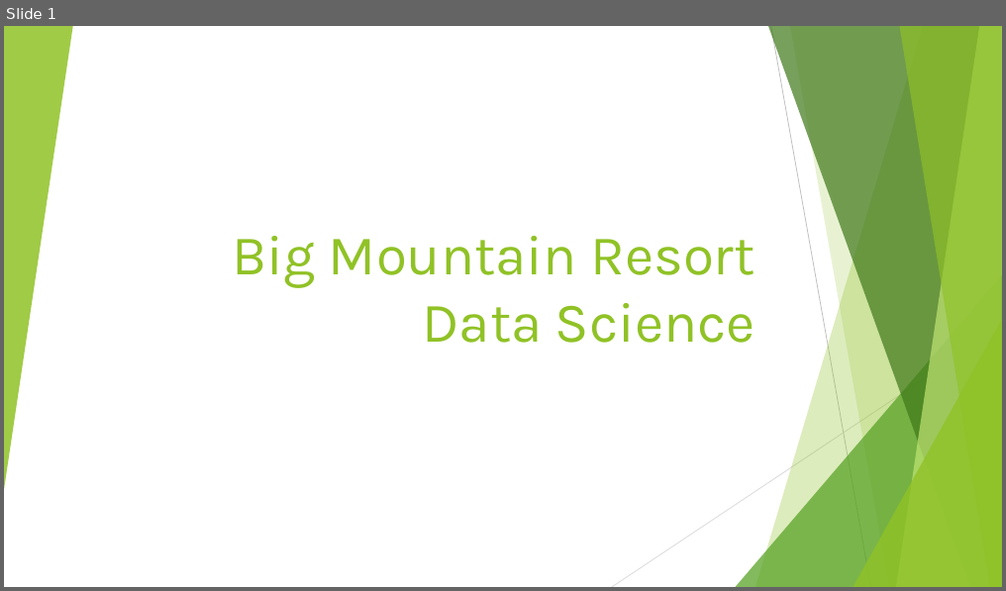
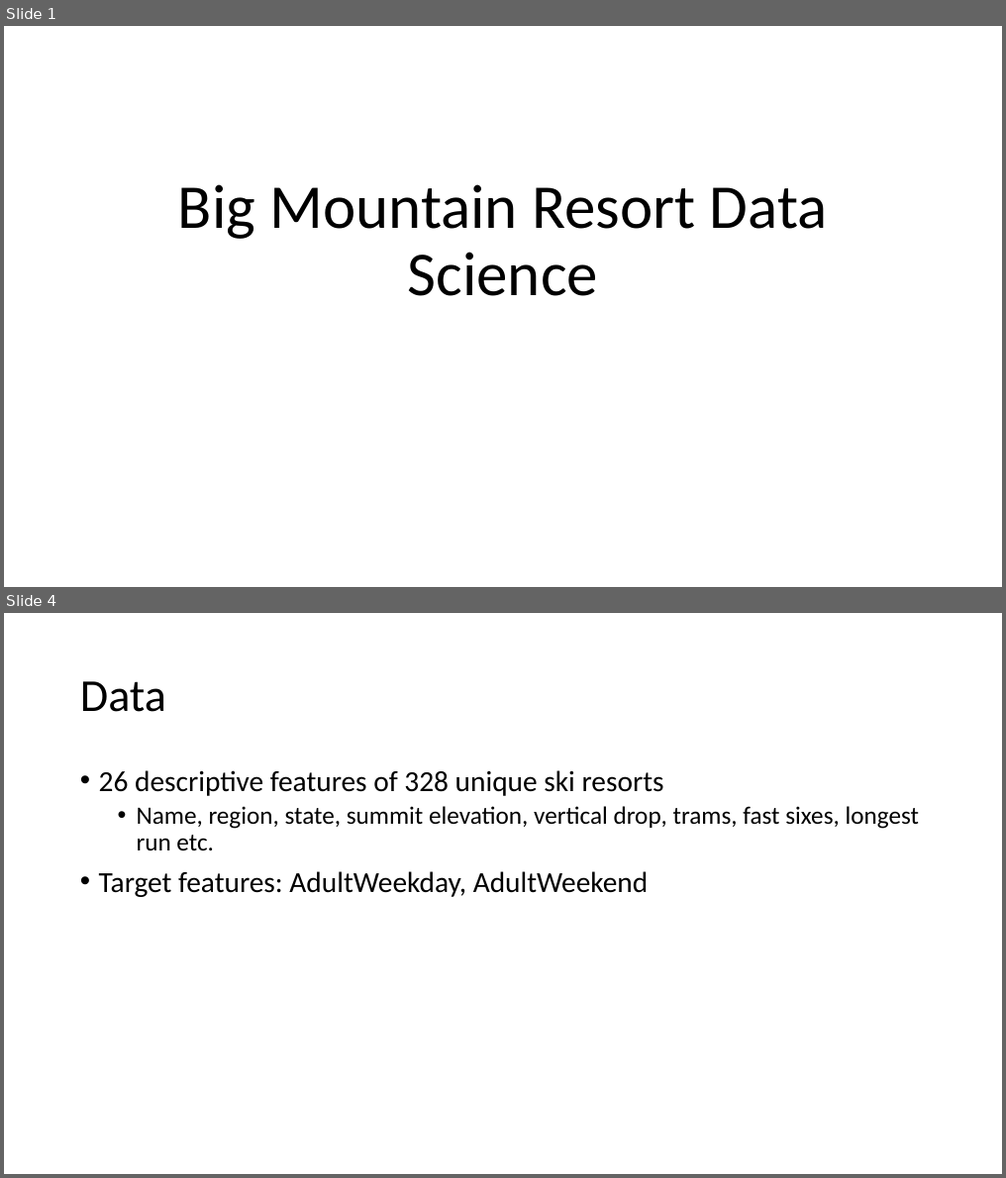
Before and after one commit to ramijau/DataScienceGuidedCapstone, a slide deck: Guided Capstone Presentation.pptx. Shown one above the other, each under a label of ours: slide 1 before the commit, slides 1 and 4 after it; the slides between them are not shown. The pictures are 1006x591 and 1006x1178 pixels, drawn with LibreOffice and Linux fonts; fonts in the diff are those of the drawing. Boxes give left, top, right and bottom in pixels: in the first picture for what was removed or moved away, otherwise in the second. Text is boxed around its words. In the diff, an @@ line names an element or a change of style, - is before the commit and + after.

```diff
--- a/Guided Capstone Presentation.pptx
+++ b/Guided Capstone Presentation.pptx
@@ slide 4 added at (4, 613, 1002, 1174), background #FFFFFF @@
@@ title added at (80, 681, 166, 712), 44 pt, text #000000 @@
+Data
@@ text added at (99, 770, 919, 897), 28 pt, text #000000 @@
+• 26 descriptive features of 328 unique ski resorts
+  • Name, region, state, summit elevation, vertical drop, trams, fast sixes, longest run etc.
+• Target features: AdultWeekday, AdultWeekend
@@ slide 1 changed as well @@
@@ group removed at (4, 26, 1002, 587): 5 freeform shapes, 3 triangles, 2 lines @@
@@ title "Big Mountain Resort Data Science": place and size @@
-title "Big Mountain Resort Data Science" at (232, 236, 755, 343)
+title "Big Mountain Resort Data Science" at (178, 184, 828, 296)
@@ title "Big Mountain Resort Data Science" at (178, 184, 828, 296): size 54 to 60 pt, font Karla to Calibri, text colour #90C226 to #000000; alignment right to centre; line spacing 1 to 0.9 @@
```
Also in this commit, not shown: 5 other slides changed, 13 other slides added, 2 slides removed, 15 other files.
